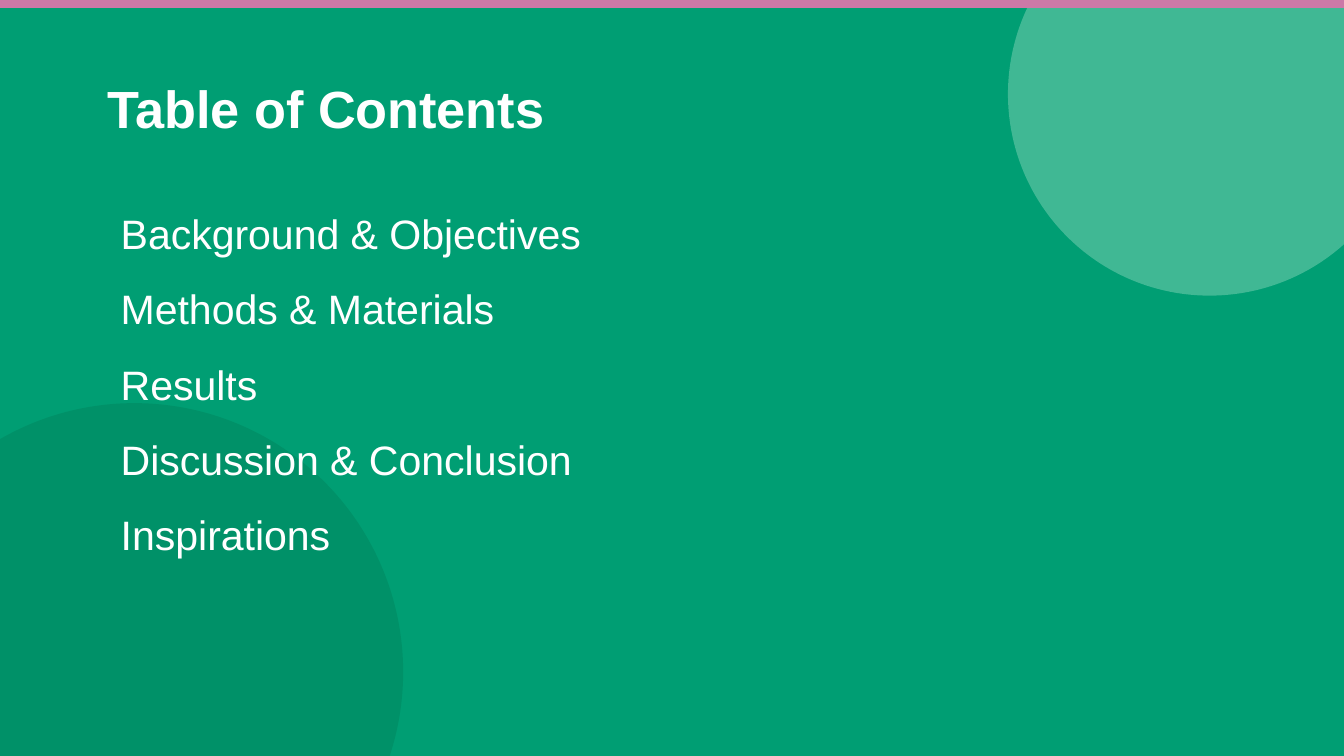
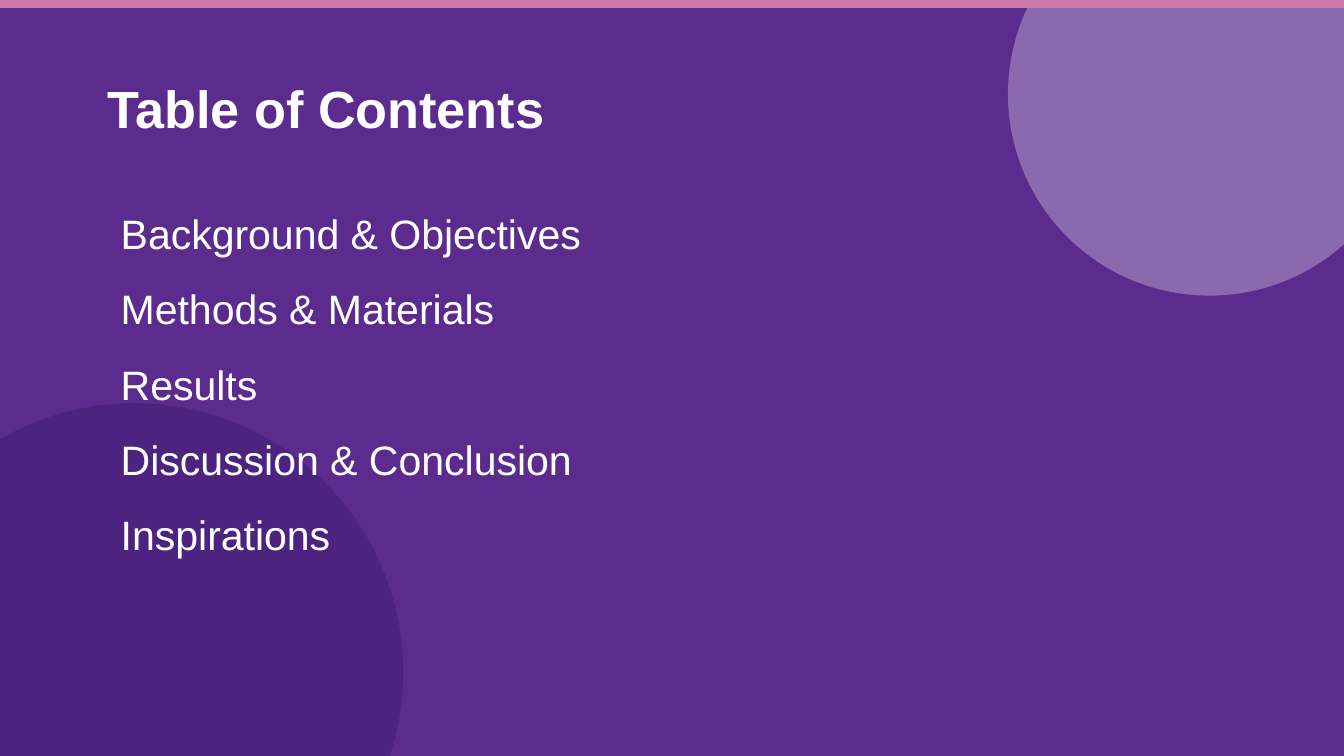
Before and after one commit to ablikimeli/paper2ppt-skill, a slide deck: slide 3 of templates/samples/template_teal.pptx. Drawn at 1344x756 pixels with LibreOffice and Linux fonts; fonts in the diff are those of the drawing. Boxes give left, top, right and bottom in pixels: in the first picture for what was removed or moved away, otherwise in the second. Text is boxed around its words. In the diff, an @@ line names an element or a change of style, - is before the commit and + after.

```diff
--- a/templates/samples/template_teal.pptx
+++ b/templates/samples/template_teal.pptx
@@ rectangle at (0,0,1344,755): fill #009E73 to #5B2C8E @@
@@ ellipse at (1008,0,1344,296): fill #D5F5E3 at 30% opacity to #E8DAEF at 35% opacity @@
@@ ellipse at (0,403,403,756): fill #007A55 at 35% opacity to #3B1C6E at 45% opacity @@
```
Also in this commit, not shown: 2 other slides changed, 11 other files.
